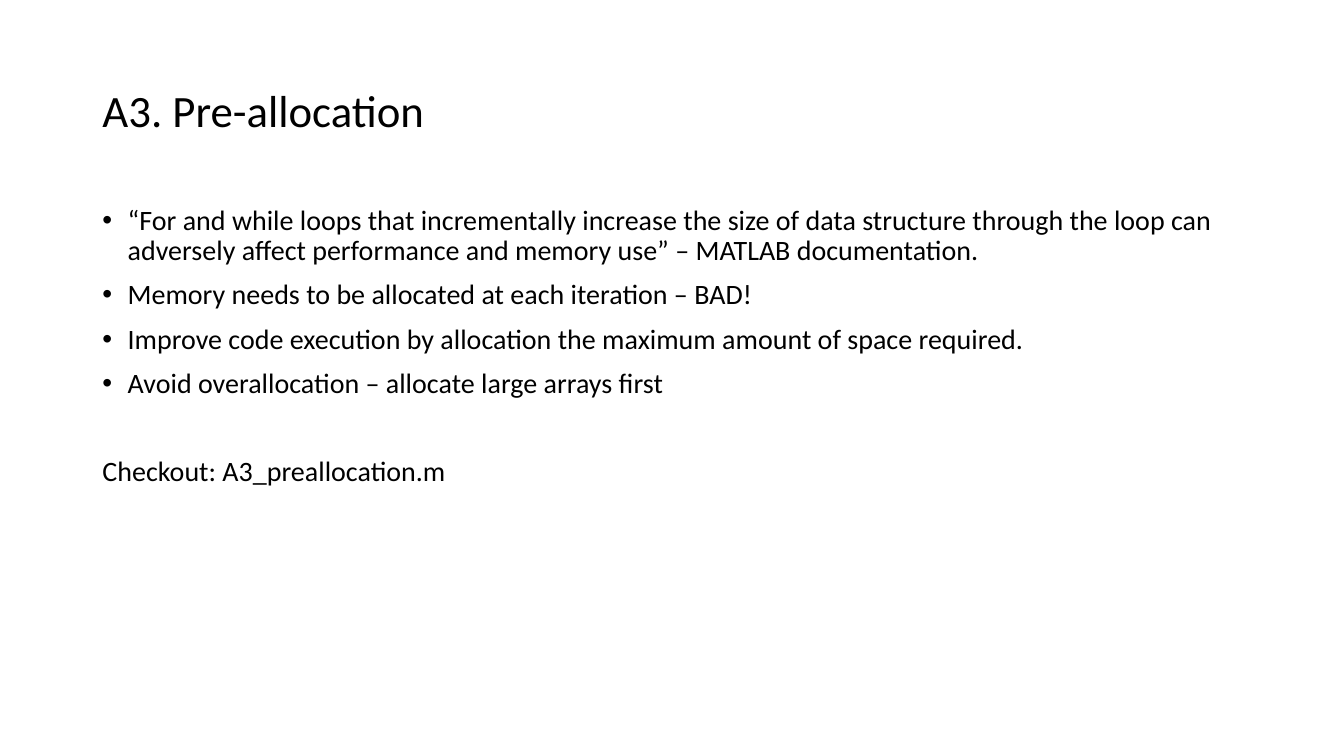
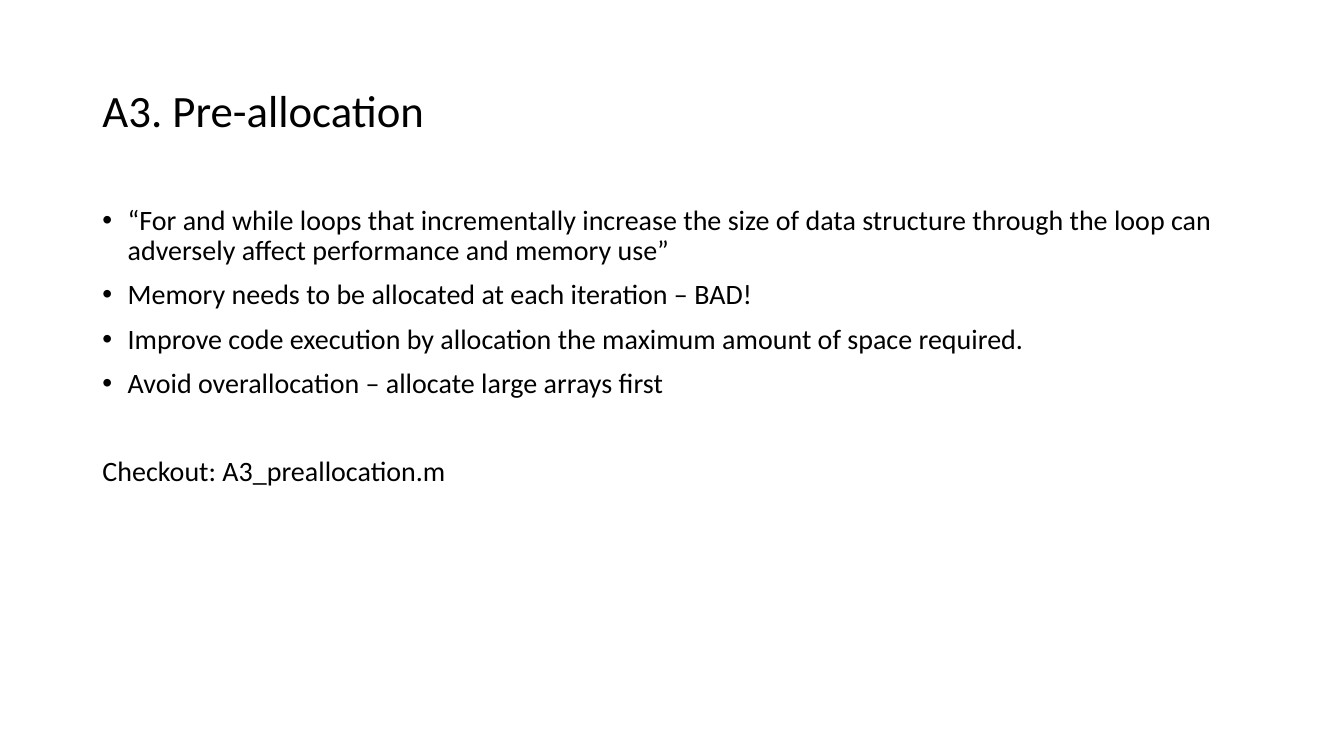
Before and after one commit to viveksgr/MATLAB_workshop, a slide deck: slide 6 of Advanced MATLAB Workshop.pptx. Drawn at 1344x756 pixels with LibreOffice and Linux fonts; fonts in the diff are those of the drawing. Boxes give left, top, right and bottom in pixels: in the first picture for what was removed or moved away, otherwise in the second. Text is boxed around its words. In the diff, an @@ line names an element or a change of style, - is before the commit and + after.

Commit message:
ppt updated

```diff
--- a/Advanced MATLAB Workshop.pptx
+++ b/Advanced MATLAB Workshop.pptx
@@ text at [128, 210, 1211, 265]: text changed @@
-• “For and while loops that incrementally increase the size of data structure through the loop can adversely affect performance and memory use” – MATLAB documentation.
+• “For and while loops that incrementally increase the size of data structure through the loop can adversely affect performance and memory use”
```
Also in this commit, not shown: 4 other slides changed, 5 slides added, 7 other files.
